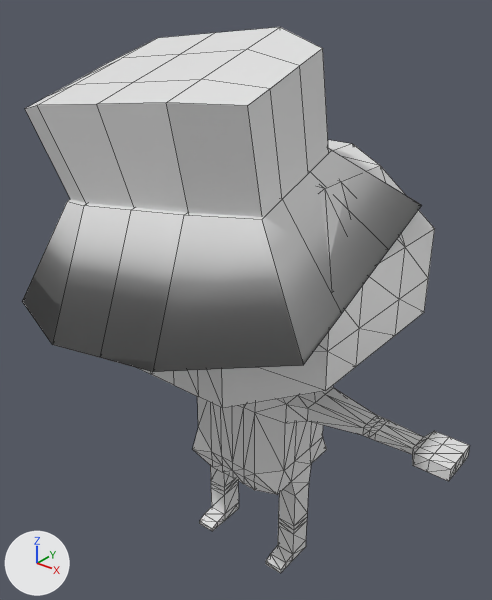
Before and after pictures for a commit that changed the FBX model Assets/Characters/gum2.fbx.
Rendered twice from a 50 mm camera at (6.34, -8.34, 10.22) aimed at (-0.01, -0.41, 5.3). The lights are fixed; the arrows at lower left show +X, +Y and +Z. Mesh edges are drawn as thin lines. Where no turn or scale is listed for an object, it has been applied to the vertices. Vertices at the same position are counted once.

The first picture shows 'Cube', 'Hat'.
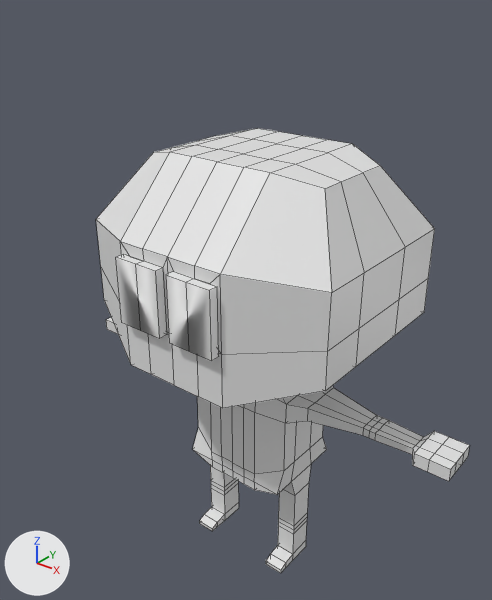
The change, as a list of edits to the scene's bpy script:
```text
Change me_cube_002:
    used by ob_cube; location = (0.0, 0.0, 2.99)
    remove me_cube_002.from_pydata(...)  # 458 vertices, 926 faces; spans x -3.75..3.75, y -2.31..2.16, z -2.98..4.76
    add me_cube_002.from_pydata(...)  # 457 vertices, 455 faces; spans x -3.75..3.75, y -2.31..2.16, z -2.98..4.76
    me_cube_002 part 1: 2 vertices removed from x 1.29, y 0.39, z 0.47..0.72; 2 vertices added at x 1.0, y 0.2..0.61, z 0.4
Remove ob_hat:
    ob_hat = bpy.data.objects.new('Hat', me_cube_003)
    ob_hat.location = (0.12, -0.05, 3.01)
```

Pixel boxes (x1, y1, x2, y2) of what changed, in the pictures (492 x 600 px; the box of a moved part takes in the faces that stretch with it):
'Hat', deleted
    before: (22, 27, 422, 372)
'Cube', reshaped
    before: (139, 140, 470, 573)
    after: (96, 128, 470, 573)
part 1 of me_cube_002, moved or reshaped (not visible afterwards)
    before: (325, 388, 376, 415)
